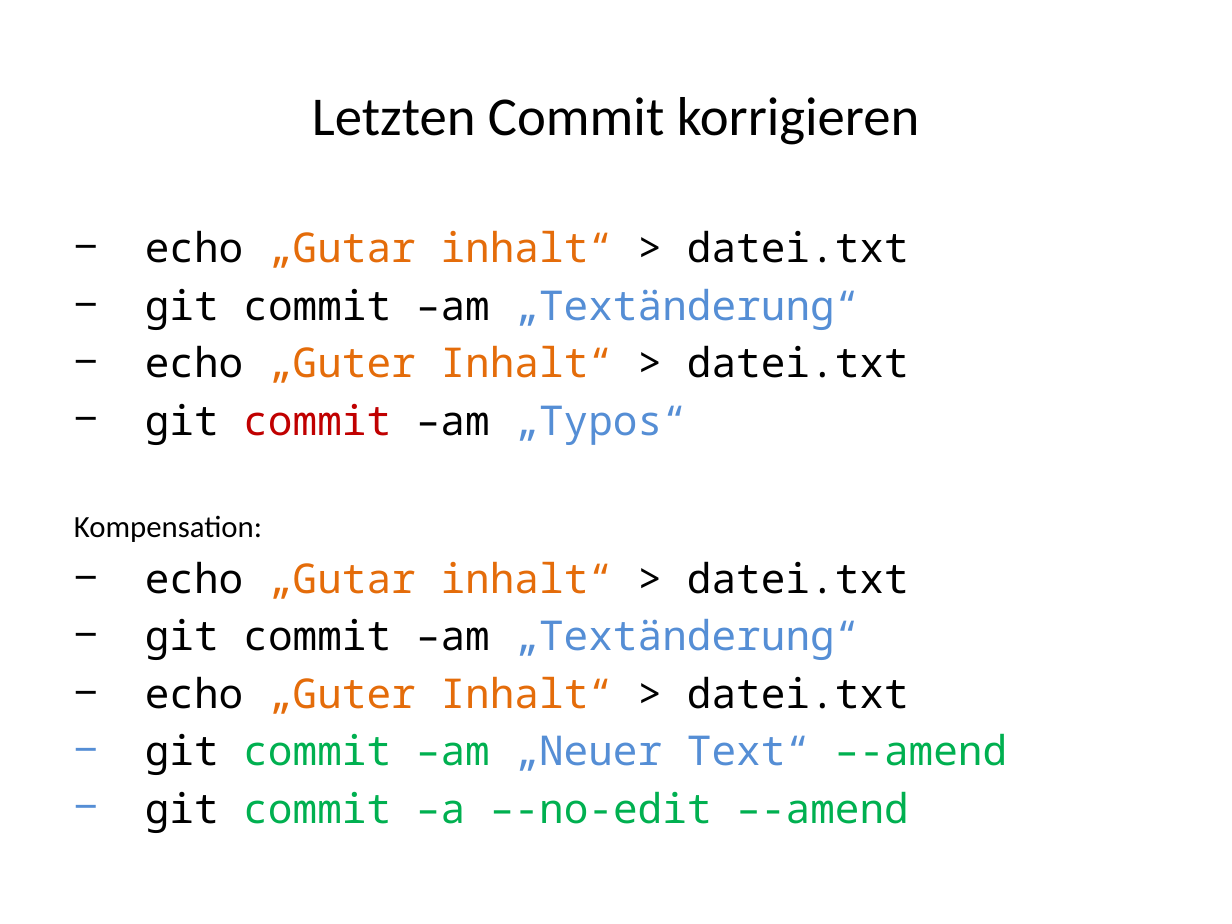
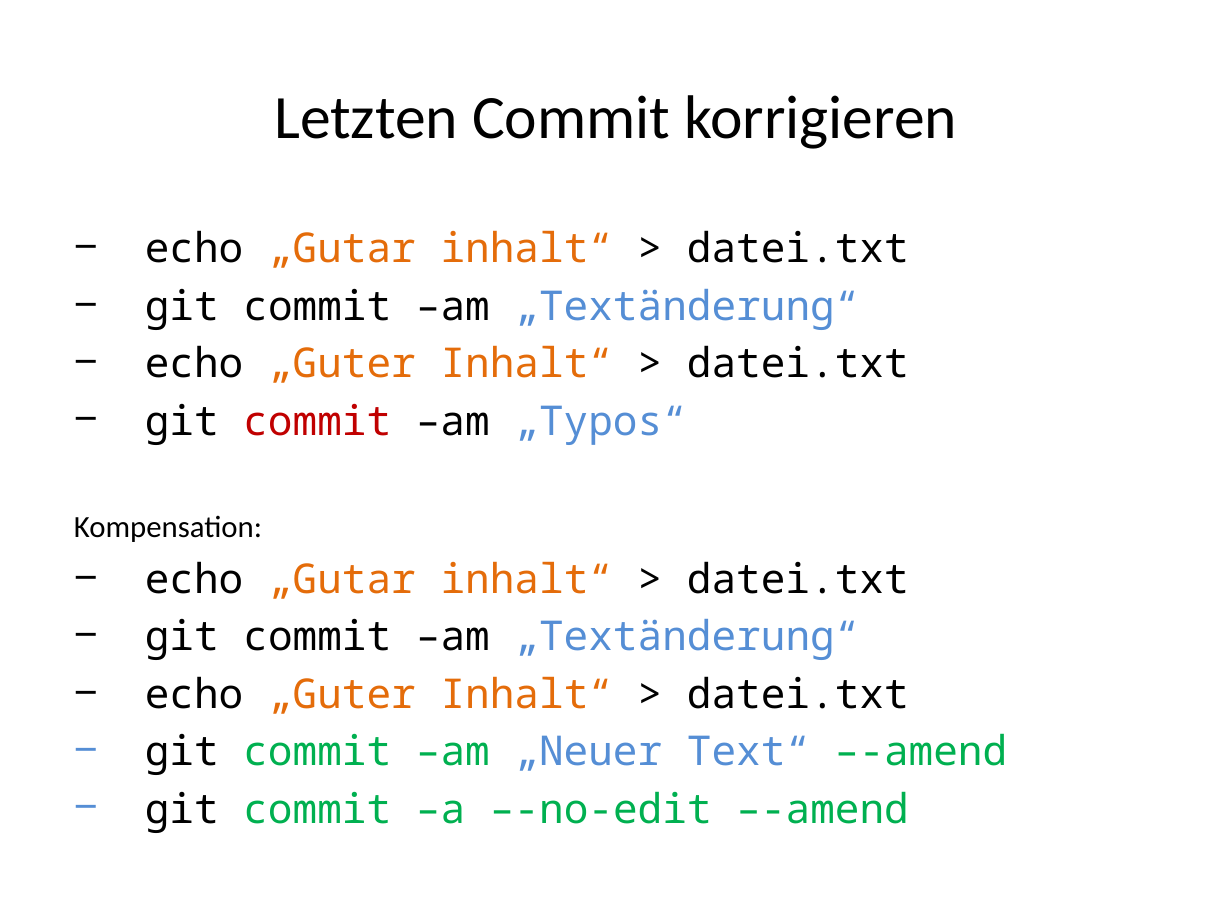
Before and after one commit to kotlincook/gitplayground, a slide deck: slide 22 of GIT.pptx. Drawn at 1232x924 pixels with LibreOffice and Linux fonts; fonts in the diff are those of the drawing. Boxes give left, top, right and bottom in pixels: in the first picture for what was removed or moved away, otherwise in the second. Text is boxed around its words. In the diff, an @@ line names an element or a change of style, - is before the commit and + after.

```diff
--- a/GIT.pptx
+++ b/GIT.pptx
@@ title "Letzten Commit korrigieren" at (x1=274, y1=95, x2=957, y2=149): size 32 to 36 pt @@
```
Also in this commit, not shown: 9 other slides changed.
